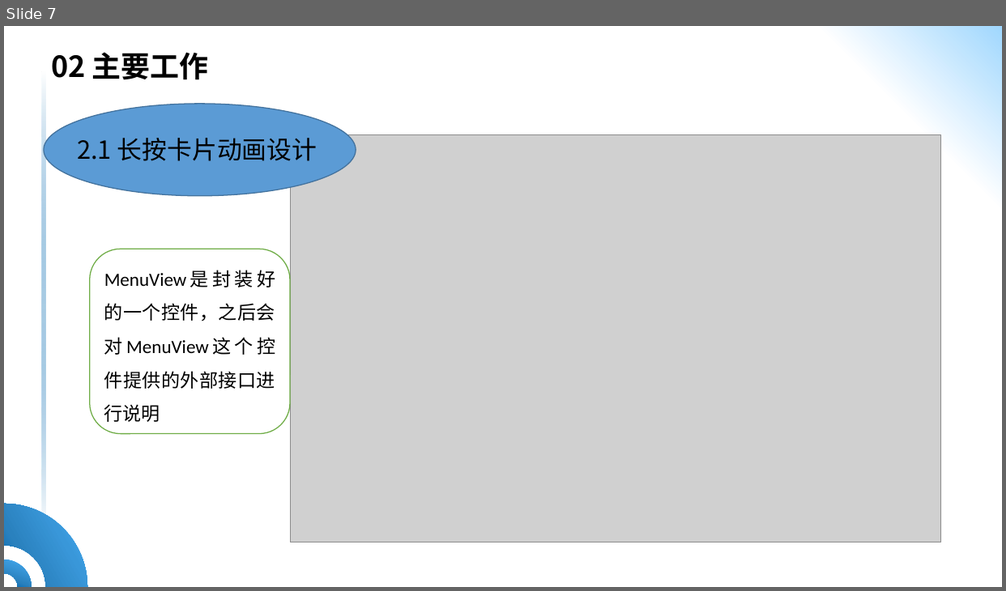
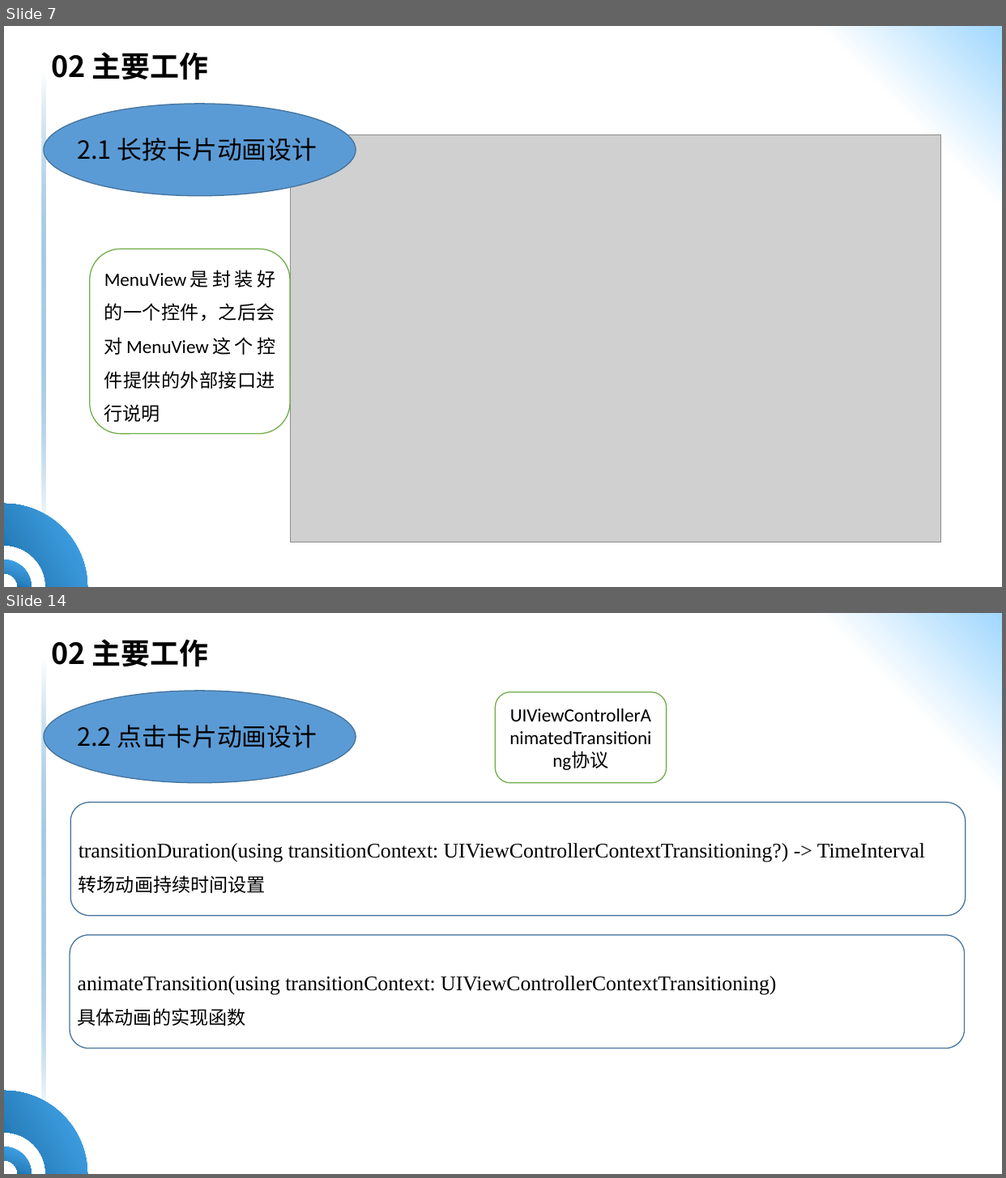
Before and after one commit to HQ-L/ppt-10.27, a slide deck: 答辩ppt-李慧奇.pptx. Shown one above the other, each under a label of ours: slide 7 before the commit, slides 7 and 14 after it; the slides between them are not shown. The pictures are 1006x591 and 1006x1178 pixels, drawn with LibreOffice and Linux fonts; fonts in the diff are those of the drawing; grey boxes stand for pictures; background and template pictures are left out. Boxes give left, top, right and bottom in pixels: in the first picture for what was removed or moved away, otherwise in the second. Text is boxed around its words. In the diff, an @@ line names an element or a change of style, - is before the commit and + after.

```diff
--- a/答辩ppt-李慧奇.pptx
+++ b/答辩ppt-李慧奇.pptx
@@ slide 14 added at (4, 613, 1002, 1174), background gradient #FFFFFF to #A0D7FE; not listed: 3 template elements that a slide beside it also shows @@
@@ text added at (51, 639, 209, 667), 28 pt, text #000000, bold @@
+02 主要工作
@@ ellipse added at (44, 691, 356, 783), fill #5B9BD5, outline #43739E 1 pt @@
@@ rounded rectangle added at (495, 692, 667, 783), fill #FFFFFF, outline #70AD47 1 pt @@
@@ text added at (501, 700, 662, 776), 18 pt, text #000000 @@
+UIViewControllerAnimatedTransitioning协议
@@ text added at (77, 725, 317, 748), 24 pt, text #000000 @@
+2.2 点击卡片动画设计
@@ rounded rectangle added at (70, 803, 965, 915), fill #FFFFFF, outline #43739E 1 pt @@
@@ text added at (79, 843, 925, 893), 20 pt, text #000000 @@
+transitionDuration(using transitionContext: UIViewControllerContextTransitioning?) -> TimeInterval
+转场动画持续时间设置
@@ rounded rectangle added at (70, 935, 965, 1048), fill #FFFFFF, outline #43739E 1 pt @@
@@ text added at (78, 976, 776, 1026), 20 pt, text #000000 @@
+animateTransition(using transitionContext: UIViewControllerContextTransitioning)
+具体动画的实现函数
```
Also in this commit, not shown: 2 slides changed, 14 other slides added.
